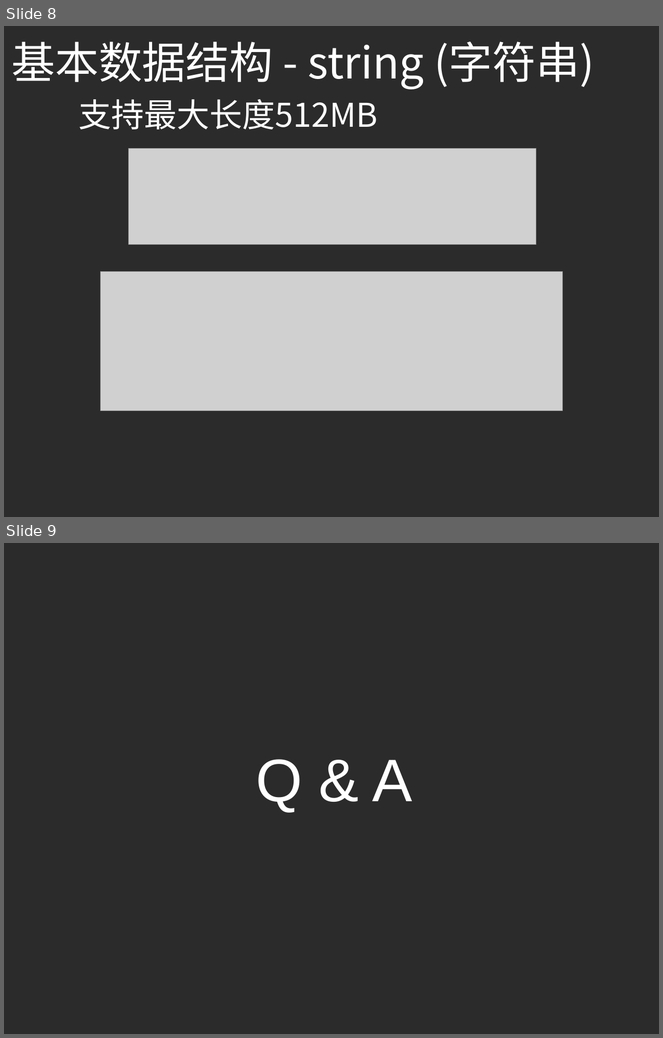
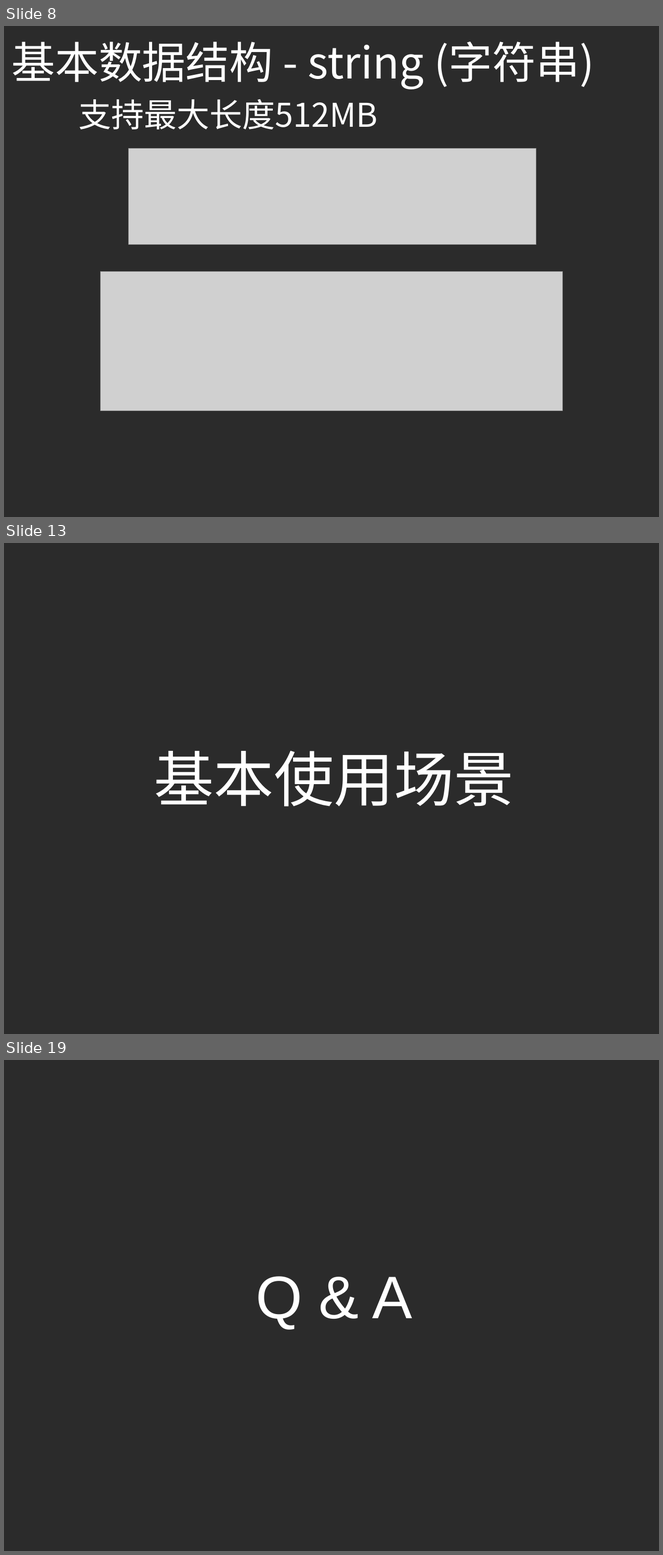
Before and after one commit to yellowb/redis-application-sharing, a slide deck: doc/SD_EP01_Redis_Adv_Application.pptx. Shown one above the other, each under a label of ours: slides 8 and 9 before the commit, slides 8, 13 and 19 after it; the slides between them are not shown. The pictures are 663x1038 and 663x1555 pixels, drawn with LibreOffice and Linux fonts; fonts in the diff are those of the drawing; grey boxes stand for pictures; background and template pictures are left out; a plain dark background stands for a picture behind light text. Boxes give left, top, right and bottom in pixels: in the first picture for what was removed or moved away, otherwise in the second. Text is boxed around its words. In the diff, an @@ line names an element or a change of style, - is before the commit and + after.

```diff
--- a/doc/SD_EP01_Redis_Adv_Application.pptx
+++ b/doc/SD_EP01_Redis_Adv_Application.pptx
@@ slide 13 added at [4,543,659,1034], background picture (left out) @@
@@ title added at [154,751,514,807], 66 pt, text #FFFFFF @@
+基本使用场景
@@ what was slide 9 is now slide 19 @@
```
Also in this commit, not shown: 9 other slides added.
